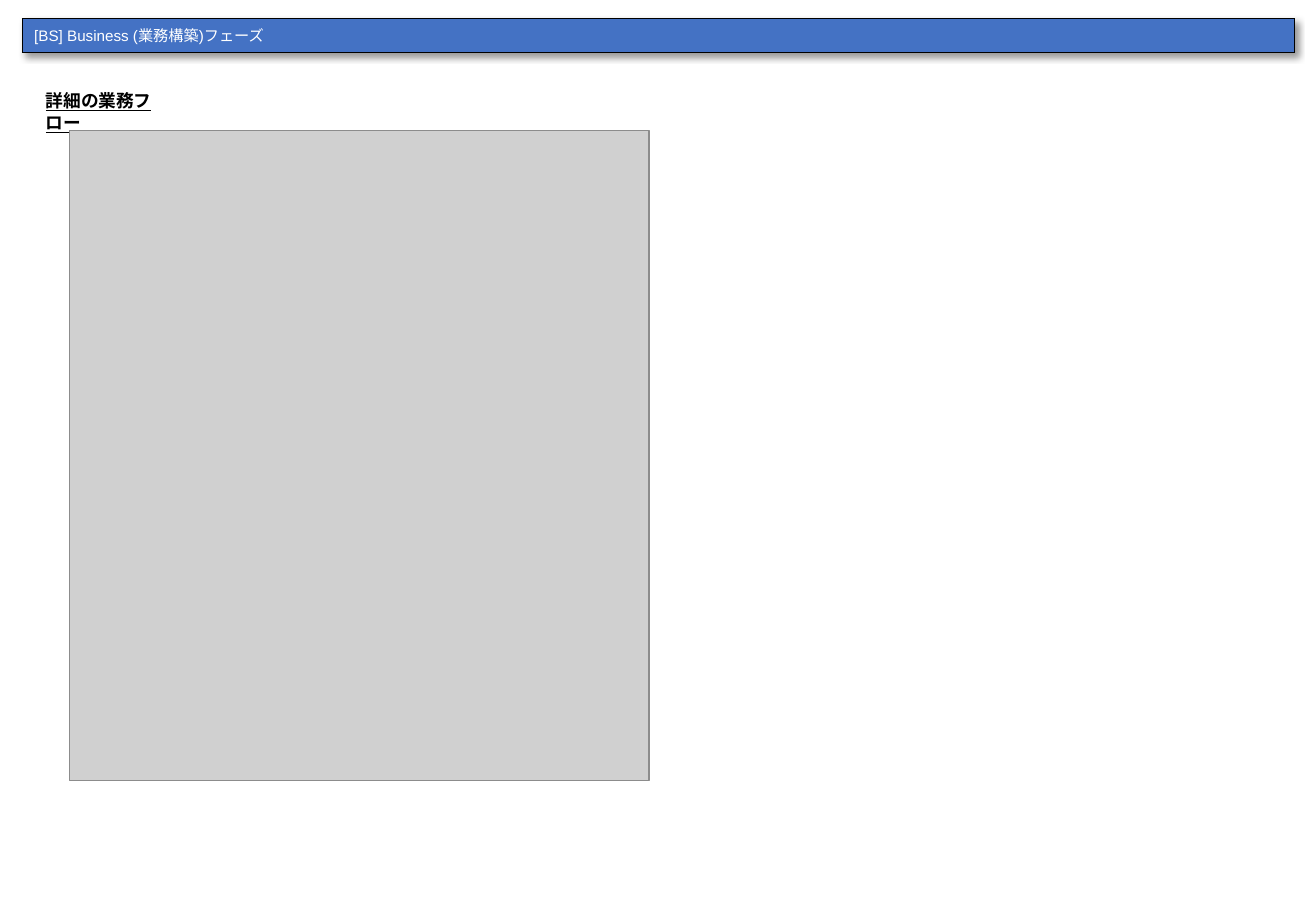
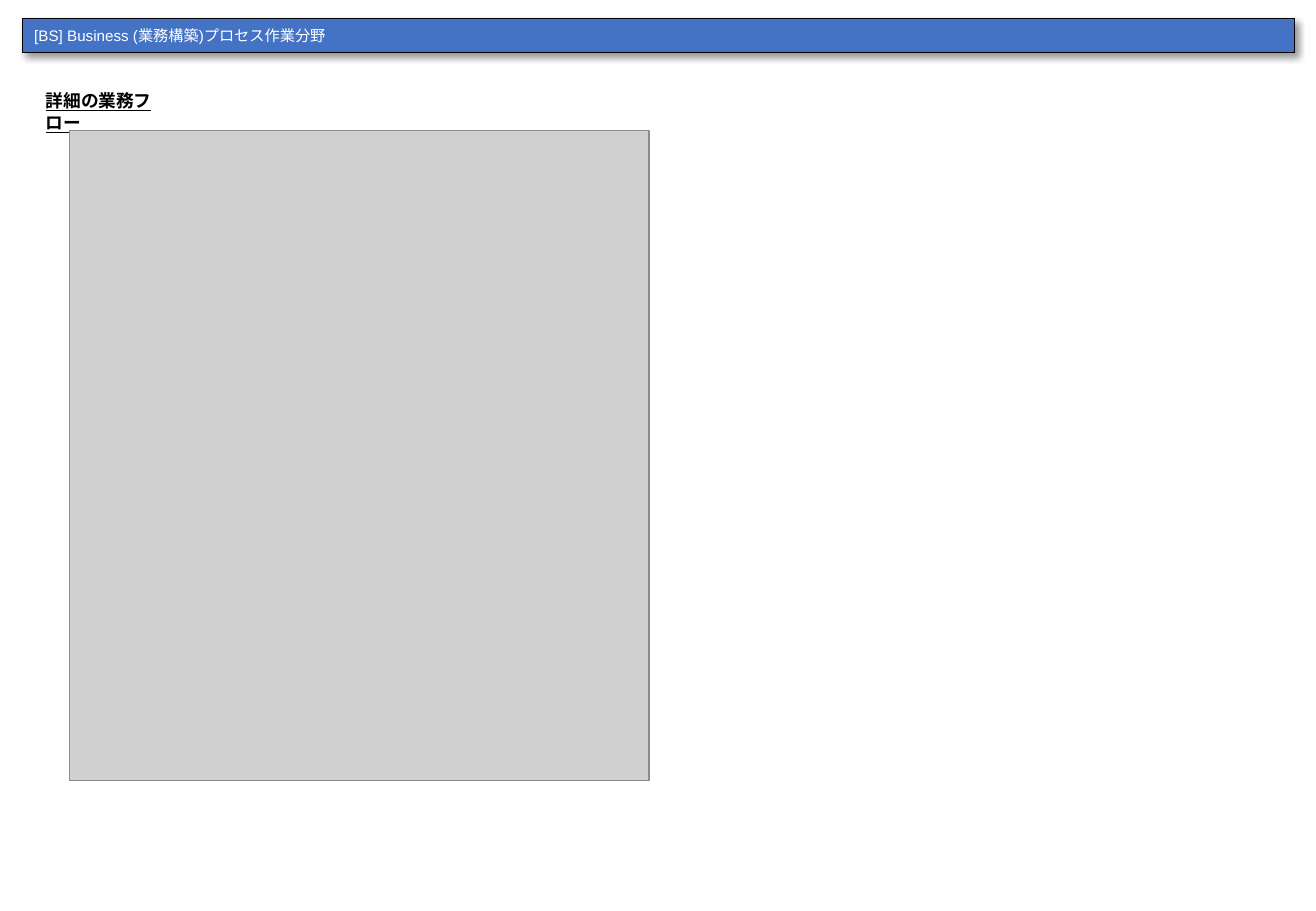
Before and after one commit to urayukitaka/Dev_process_paper, a slide deck: slide 4 of AI_sysytem_dev_process_study.pptx (slide 3 before the commit). Drawn at 1316x911 pixels with LibreOffice and Linux fonts; fonts in the diff are those of the drawing; grey boxes stand for pictures. Boxes give left, top, right and bottom in pixels: in the first picture for what was removed or moved away, otherwise in the second. Text is boxed around its words. In the diff, an @@ line names an element or a change of style, - is before the commit and + after.

```diff
--- a/AI_sysytem_dev_process_study.pptx
+++ b/AI_sysytem_dev_process_study.pptx
@@ table at [22, 18, 1294, 49] @@
-row 1, column 1: [BS] Business (業務構築)フェーズ
+row 1, column 1: [BS] Business (業務構築)プロセス作業分野
```
Also in this commit, not shown: 8 other slides changed, 4 slides added, 2 slides removed.
